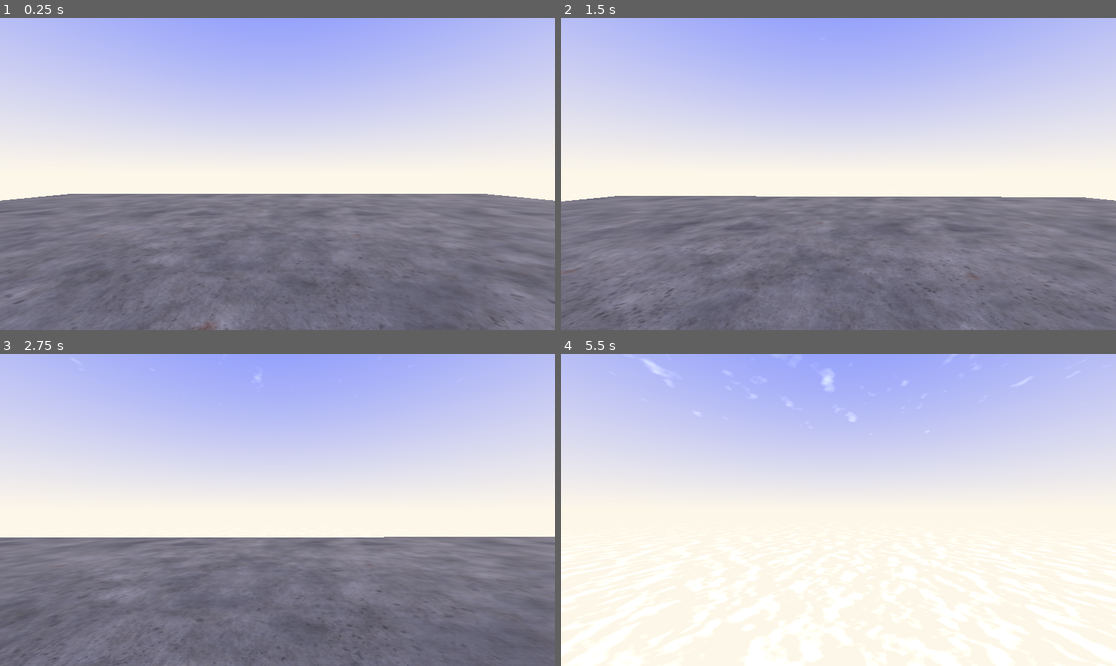
Above: before the commit, frames 1-4 (two rows, left to right).
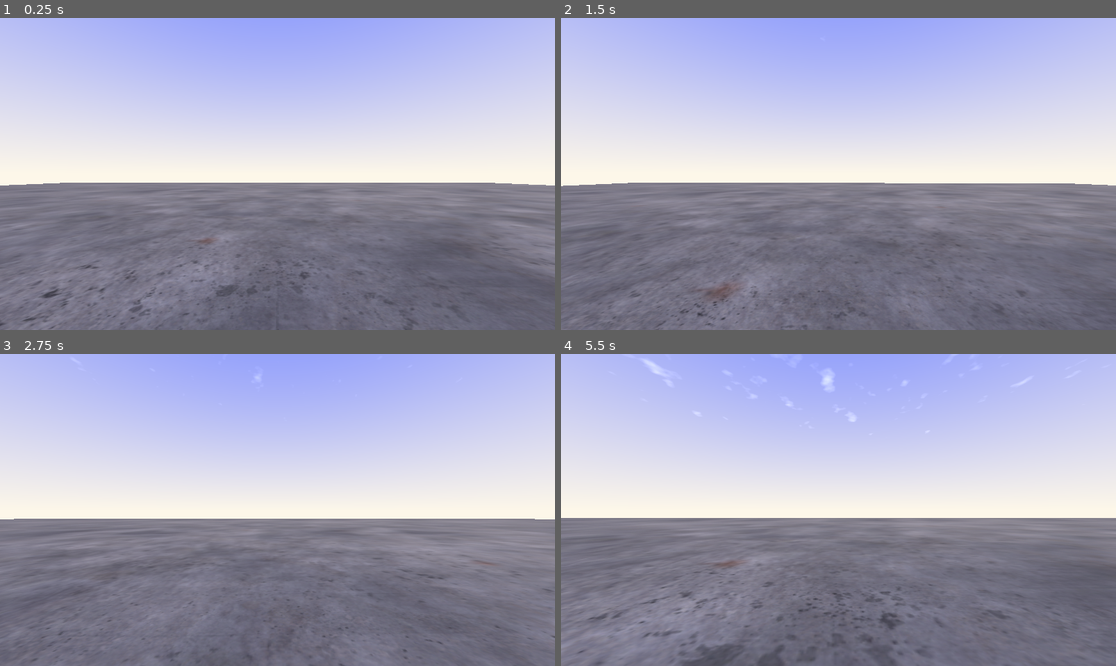
Above: after the commit, the same moments.

Repository: PainfulFox/Godot-Fps-Template
Game: Godot game, scene res://Scenes/Test.tscn
Two runs of this game, one before a commit and one after it. Both use one fixed random seed, a clock stepped at 60 frames per second and the inputs below.
Inputs (mouse positions are in pixels of both pictures, inside the frame that each line leads up to):
- Up to frame 1 (0.25 s): no input
- Up to frame 2 (1.5 s): move the mouse to (866, 174) at 0.52 s; hold Ctrl (crouch) 0.53-1.28 s; hold W (forward) from 0.53 s (still down); tap Space (jump) at 0.77 s; move the mouse to (810, 174) at 1.27 s; click (810, 174) at 1.35 s
- Up to frame 3 (2.75 s): keep holding W (forward); tap Space (jump) at 1.52 s; move the mouse to (288, 503) at 2.02 s; hold Shift (sprint) from 2.03 s (still down)
- Up to frame 4 (5.5 s): keep holding W (forward); move the mouse to (832, 516) at 2.77 s; release Shift (sprint) at 2.78 s; tap Ctrl (crouch) at 2.85 s; tap Space (jump) at 3.02, 3.77, 4.52 s; move the mouse to (877, 513) at 3.52 s; press the mouse at (877, 513) at 3.53 s; move the mouse to (794, 506) at 4.27 s; release the mouse at (794, 506) at 4.28 s; tap Shift (sprint) at 4.35 s; move the mouse to (844, 510) at 5.02 s; hold Ctrl (crouch) from 5.03 s (still down)

The runs differ from the first frame. In frame 1, 7.6% of the frame differs, in the area x 0-100%, y 52-100%; in frame 2, 7.5%; in frame 3, 7.9%; in frame 4, 47%.

Commit message:
folder organisation

Diff:
--- a/Materials/AmbientCG/Concrete/Concrete.tres
+++ b/Materials/AmbientCG/Concrete/Concrete.tres
@@ -1,7 +1,7 @@
 [gd_resource type="StandardMaterial3D" load_steps=3 format=3 uid="uid://brivjqm8g7fjo"]
 
-[ext_resource type="Texture2D" uid="uid://crdnyt2ogs6to" path="res://Materials/AmbientCG/Concrete/Concrete044D_1K-JPG_Color.jpg" id="1_ur85i"]
-[ext_resource type="Texture2D" uid="uid://dmepq0mxnw3m8" path="res://Materials/AmbientCG/Concrete/Concrete044D_1K-JPG_NormalGL.jpg" id="2_c65e6"]
+[ext_resource type="Texture2D" uid="uid://crdnyt2ogs6to" path="res://materials/AmbientCG/Concrete/Concrete044D_1K-JPG_Color.jpg" id="1_ur85i"]
+[ext_resource type="Texture2D" uid="uid://dmepq0mxnw3m8" path="res://materials/AmbientCG/Concrete/Concrete044D_1K-JPG_NormalGL.jpg" id="2_c65e6"]
 
 [resource]
 cull_mode = 2
--- a/Prefabs/Player.tscn
+++ b/Prefabs/Player.tscn
@@ -1,7 +1,7 @@
 [gd_scene load_steps=4 format=3 uid="uid://cforwaj5nrsux"]
 
-[ext_resource type="Script" path="res://Scripts/p_base.gd" id="1_epxx5"]
-[ext_resource type="AudioStream" uid="uid://jr002cxfyc30" path="res://Audio/Footsteps/footstep.wav" id="1_gn3g7"]
+[ext_resource type="Script" path="res://scripts/p_base.gd" id="1_epxx5"]
+[ext_resource type="AudioStream" uid="uid://jr002cxfyc30" path="res://audio/Footsteps/footstep.wav" id="1_gn3g7"]
 
 [sub_resource type="CapsuleShape3D" id="CapsuleShape3D_0nykh"]
 
--- a/Scenes/Test.tscn
+++ b/Scenes/Test.tscn
@@ -1,8 +1,8 @@
 [gd_scene load_steps=10 format=3 uid="uid://cdvjcuxrqsmgk"]
 
-[ext_resource type="Shader" path="res://Shaders/Sky.gdshader" id="1_u38f0"]
-[ext_resource type="Material" uid="uid://brivjqm8g7fjo" path="res://Materials/AmbientCG/Concrete/Concrete.tres" id="2_4ea62"]
-[ext_resource type="PackedScene" uid="uid://cforwaj5nrsux" path="res://Prefabs/Player.tscn" id="3_kvqf1"]
+[ext_resource type="Shader" path="res://shaders/Sky.gdshader" id="1_g8h8u"]
+[ext_resource type="Material" uid="uid://brivjqm8g7fjo" path="res://materials/AmbientCG/Concrete/Concrete.tres" id="2_uoj5b"]
+[ext_resource type="PackedScene" uid="uid://cforwaj5nrsux" path="res://prefabs/Player.tscn" id="3_of2cb"]
 
 [sub_resource type="FastNoiseLite" id="FastNoiseLite_irym4"]
 
@@ -19,7 +19,7 @@
 noise = SubResource("FastNoiseLite_irym4")
 
 [sub_resource type="ShaderMaterial" id="ShaderMaterial_wisqm"]
-shader = ExtResource("1_u38f0")
+shader = ExtResource("1_g8h8u")
 shader_parameter/skyColour = Color(0.494118, 0.560784, 1, 1)
 shader_parameter/horizonColour = Color(0.992157, 0.968627, 0.913725, 1)
 shader_parameter/cloudColour = Color(1, 1, 1, 1)
@@ -49,9 +49,10 @@
 transform = Transform3D(0.0410554, -0.893991, -0.4462, 0.637121, -0.320583, 0.700931, -0.76967, -0.31306, 0.556419, 0, 0, 0)
 
 [node name="Floor" type="CSGBox3D" parent="."]
-material_override = ExtResource("2_4ea62")
+transform = Transform3D(2.28405, 0, 0, 0, 2.28405, 0, 0, 0, 2.28405, 0, 0, 0)
+material_override = ExtResource("2_uoj5b")
 use_collision = true
 size = Vector3(50, 0.05, 50)
 
-[node name="Player" parent="." instance=ExtResource("3_kvqf1")]
+[node name="Player" parent="." instance=ExtResource("3_of2cb")]
 transform = Transform3D(1, 0, 0, 0, 1, 0, 0, 0, 1, 0, 1, 0)
--- a/project.godot
+++ b/project.godot
@@ -11,13 +11,23 @@
 [application]
 
 config/name="FPS Template"
-run/main_scene="res://Scenes/Test.tscn"
+run/main_scene="res://scenes/Test.tscn"
 config/features=PackedStringArray("4.2", "Forward Plus")
 config/icon="res://icon.svg"
 
 [editor_plugins]
 
 enabled=PackedStringArray("res://addons/nv.file_system/plugin.cfg")
+
+[file_customization]
+
+folder_colors={
+"res://audio/": "pink",
+"res://materials/": "red",
+"res://prefabs/": "green",
+"res://scenes/": "blue",
+"res://scripts/": "purple"
+}
 
 [input]
 
Not shown, changed: Audio/Footsteps/footstep.wav.import
Not shown, changed: Materials/AmbientCG/Concrete/Concrete044D_1K-JPG_Color.jpg.import
Not shown, changed: Materials/AmbientCG/Concrete/Concrete044D_1K-JPG_NormalGL.jpg.import
Not shown, changed: Materials/AmbientCG/Concrete/Concrete044D_1K-JPG_Roughness.jpg.import
Not shown, changed: Materials/AmbientCG/Ground037_1K-JPG_Color.jpg.import
Not shown, changed: Materials/AmbientCG/Ground067_1K-JPG_Color.jpg.import
